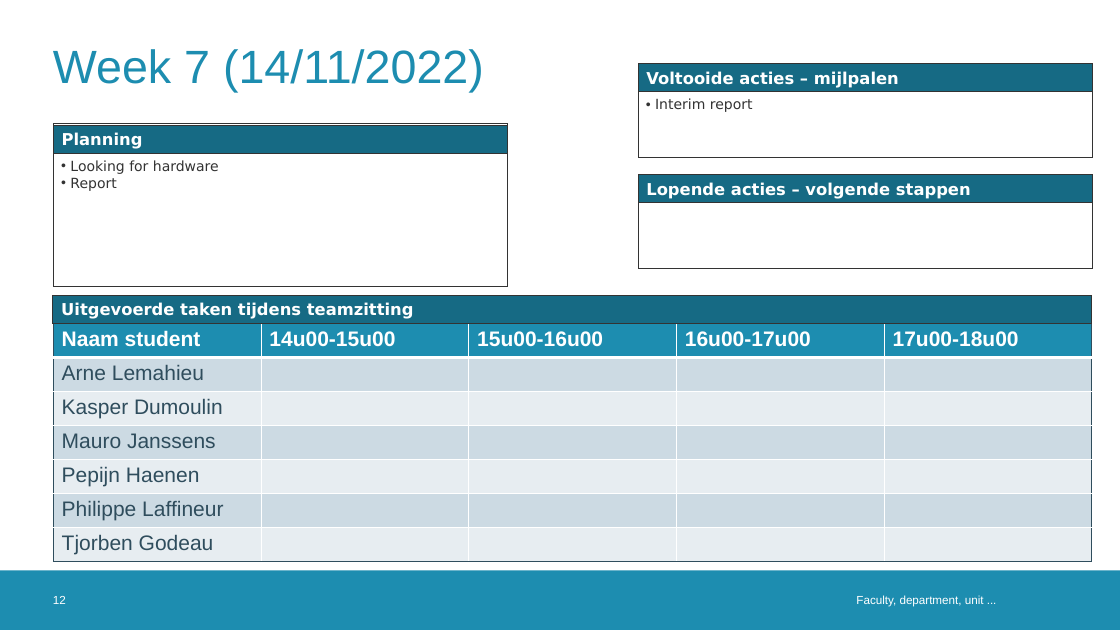
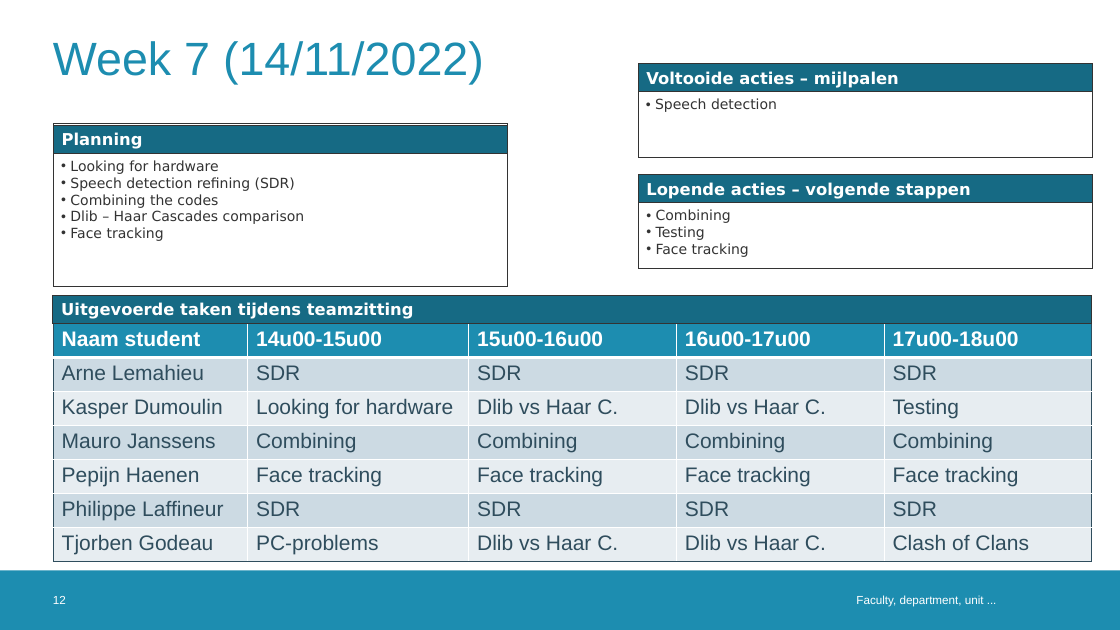
Before and after one commit to DoctorLego2003/Meeting-Owl, a slide deck: slide 12 of logboek_ESAT9A1.pptx. Drawn at 1120x630 pixels with LibreOffice and Linux fonts; fonts in the diff are those of the drawing; background and template pictures are left out. Boxes give left, top, right and bottom in pixels: in the first picture for what was removed or moved away, otherwise in the second. Text is boxed around its words. In the diff, an @@ line names an element or a change of style, - is before the commit and + after.

```diff
--- a/logboek_ESAT9A1.pptx
+++ b/logboek_ESAT9A1.pptx
@@ title "Week 7 (14/11/2022)": place and size @@
-title "Week 7 (14/11/2022)" at bbox=[53, 49, 484, 93]
+title "Week 7 (14/11/2022)" at bbox=[53, 41, 484, 84]
@@ text at bbox=[655, 98, 777, 112]: text changed @@
-• Interim report
+• Speech detection
@@ text at bbox=[70, 177, 305, 241]: text changed @@
-• Report
+• Speech detection refining (SDR)
+• Combining the codes
+• Dlib – Haar Cascades comparison
+• Face tracking
@@ text added at bbox=[656, 209, 749, 257], 12 pt, text #333333 @@
+• Combining
+• Testing
+• Face tracking
@@ table at bbox=[54, 323, 1091, 562] @@
-row 2: Arne Lemahieu |  |  |  | 
+row 2: Arne Lemahieu | SDR | SDR | SDR | SDR
-row 3: Kasper Dumoulin |  |  |  | 
+row 3: Kasper Dumoulin | Looking for hardware | Dlib vs Haar C. | Dlib vs Haar C. | Testing
-row 4: Mauro Janssens |  |  |  | 
+row 4: Mauro Janssens | Combining | Combining | Combining | Combining
-row 5: Pepijn Haenen |  |  |  | 
+row 5: Pepijn Haenen | Face tracking | Face tracking | Face tracking | Face tracking
-row 6: Philippe Laffineur |  |  |  | 
+row 6: Philippe Laffineur | SDR | SDR | SDR | SDR
-row 7: Tjorben Godeau |  |  |  | 
+row 7: Tjorben Godeau | PC-problems | Dlib vs Haar C. | Dlib vs Haar C. | Clash of Clans
```
